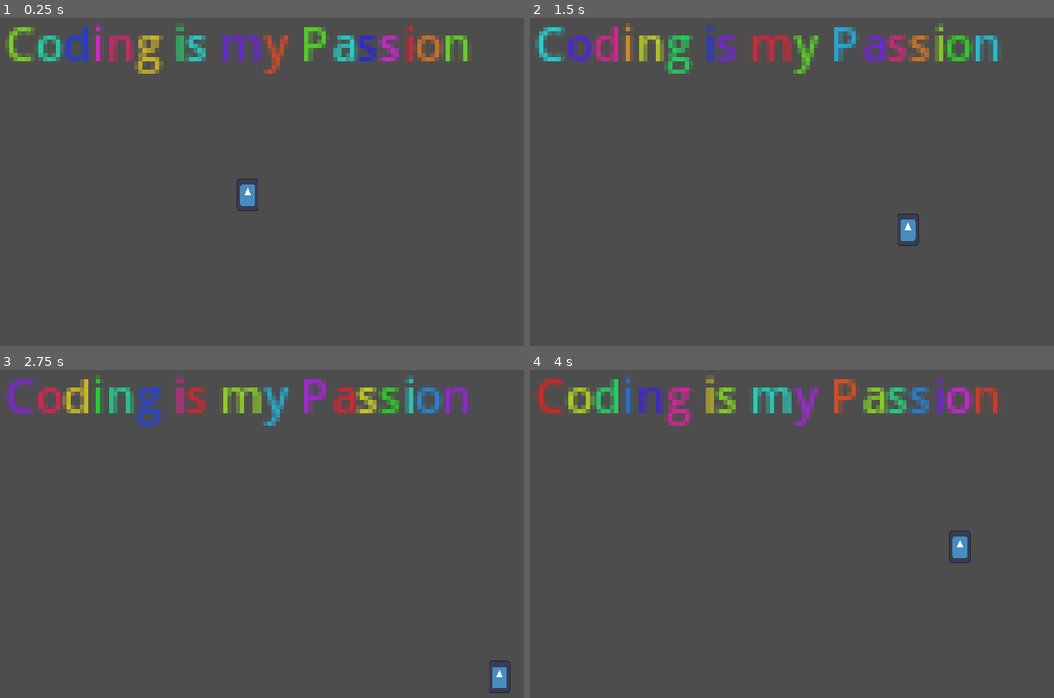
Above: before the commit, frames 1-4 (two rows, left to right).
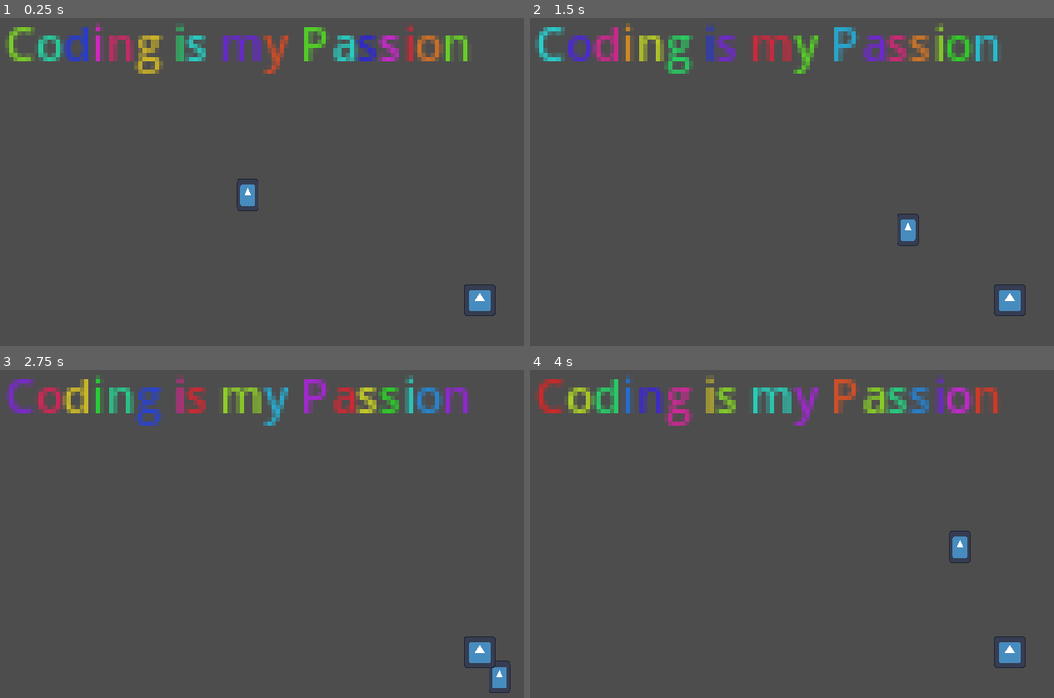
Above: after the commit, the same moments.

Repository: NuTrynity/Little-Cat-Cafe
Game: Godot game, scene res://scene_0.tscn
Two runs of this game, one before a commit and one after it. Both use one fixed random seed, a clock stepped at 60 frames per second and the inputs below. The engine's default icon, where the game draws it, is replaced by a stand-in: a white triangle on a blue panel in a dark square.
Inputs:
- Up to frame 1 (0.25 s): no input
- Up to frame 2 (1.5 s): tap Enter (ui_accept) at 0.5, 0.77 s; hold Right (move_right) 0.53-1.28 s; hold E (interact, bound only after the commit) 0.53-1.28 s; hold S (move_down) from 1.28 s (still down); tap E (interact, bound only after the commit) at 1.35 s
- Up to frame 3 (2.75 s): tap Enter (ui_accept) at 1.52 s; release S (move_down) at 2.03 s; hold Right (move_right) from 2.03 s (still down); hold E (interact, bound only after the commit) from 2.03 s (still down)
- Up to frame 4 (4 s): release Right (move_right) at 2.78 s; release E (interact, bound only after the commit) at 2.78 s; hold W (move_up) 2.78-3.53 s; tap E (interact, bound only after the commit) at 2.85 s; tap Enter (ui_accept) at 3.02, 3.77 s; hold A (move_left) from 3.53 s (still down); hold E (interact, bound only after the commit) from 3.53 s (still down)

The runs differ from the first frame. In frame 1, 0.3% of the frame differs, in the area x 88-95%, y 81-91%; in frame 2, 0.3%; in frame 3, 0.3%; in frame 4, 0.3%.

Commit message:
added interact component

Diff:
--- a/Nodes/CharacterNodes/player.tscn
+++ b/Nodes/CharacterNodes/player.tscn
@@ -7,7 +7,7 @@
 radius = 17.0
 height = 54.0
 
-[node name="Player" type="CharacterBody2D"]
+[node name="Player" type="CharacterBody2D" groups=["player"]]
 script = ExtResource("1_bdjlg")
 
 [node name="CharacterSprite" type="Sprite2D" parent="."]
--- /dev/null
+++ b/Nodes/Components/interaction_manager.tscn
@@ -0,0 +1,19 @@
+[gd_scene load_steps=2 format=3 uid="uid://bhrweic6corne"]
+
+[ext_resource type="Script" path="res://Scripts/AutoLoads/interaction_manager.gd" id="1_7itaw"]
+
+[node name="interaction_manager" type="Node2D"]
+script = ExtResource("1_7itaw")
+
+[node name="Label" type="Label" parent="."]
+z_index = 20
+anchors_preset = 5
+anchor_left = 0.5
+anchor_right = 0.5
+offset_left = -52.5
+offset_right = 52.5
+offset_bottom = 26.0
+grow_horizontal = 2
+text = "[E] to Interact"
+horizontal_alignment = 1
+vertical_alignment = 1
--- /dev/null
+++ b/Nodes/Components/interation_area.tscn
@@ -0,0 +1,10 @@
+[gd_scene load_steps=2 format=3 uid="uid://838dejx73cqo"]
+
+[ext_resource type="Script" path="res://Scripts/ComponentScripts/interation_area.gd" id="1_iene8"]
+
+[node name="InteractionArea" type="Area2D"]
+collision_layer = 0
+script = ExtResource("1_iene8")
+
+[connection signal="body_entered" from="." to="." method="_on_body_entered"]
+[connection signal="body_exited" from="." to="." method="_on_body_exited"]
--- /dev/null
+++ b/Nodes/Templates/meal_template.tscn
@@ -0,0 +1,21 @@
+[gd_scene load_steps=4 format=3 uid="uid://ccj36o3ms00es"]
+
+[ext_resource type="Texture2D" uid="uid://dihxiy5pndnot" path="res://icon.svg" id="1_j0jkx"]
+[ext_resource type="Script" path="res://Scripts/ObjectScripts/meal_template.gd" id="1_xfh3l"]
+
+[sub_resource type="CircleShape2D" id="CircleShape2D_k54am"]
+radius = 120.416
+
+[node name="MealTemplate" type="Node2D"]
+script = ExtResource("1_xfh3l")
+
+[node name="MealSprite" type="Sprite2D" parent="."]
+scale = Vector2(0.435547, 0.435547)
+texture = ExtResource("1_j0jkx")
+
+[node name="PickUpArea" type="Area2D" parent="."]
+
+[node name="Area" type="CollisionShape2D" parent="PickUpArea"]
+shape = SubResource("CircleShape2D_k54am")
+
+[connection signal="body_entered" from="PickUpArea" to="." method="_on_pick_up_area_body_entered"]
--- /dev/null
+++ b/Scripts/AutoLoads/interaction_manager.gd
@@ -0,0 +1,44 @@
+extends Node2D
+#Code mostly from DashNothing's interact code
+
+@onready var player = get_tree().get_first_node_in_group("player")
+@onready var label = $Label
+
+const interact_text : String = "[E] to "
+
+var active_areas : Array = []
+var can_interact : bool = true
+
+func register_area(area : InteractionArea):
+	active_areas.push_back(area)
+
+func unregistered_area(area : InteractionArea):
+	var index = active_areas.find(area)
+	if index != -1:
+		active_areas.remove_at(index)
+
+func _process(delta):
+	if active_areas.size() > 0 && can_interact == true:
+		active_areas.sort_custom(sort_dist_to_player)
+		label.text = interact_text + active_areas[0].action_name #<-- Refers to variable name from interaction_area
+		label.global_position = active_areas[0].global_position
+		label.global_position.y -= 36
+		label.global_position.x = label.size.x / 2
+		label.show()
+	else:
+		label.hide()
+
+func sort_dist_to_player(area1, area2):
+	var area1_to_player = player.global_position.distance_to(area1.globa_position)
+	var area2_to_player = player.global_position.distance_to(area2.globa_position)
+
+	return area1_to_player < area2_to_player
+
+func _input(event):
+	if event.is_action_pressed("interact") && can_interact == true:
+		if active_areas.size() > 0:
+			can_interact = false
+			label.hide()
+
+			await active_areas[0].interact.call()
+			can_interact = true
--- /dev/null
+++ b/Scripts/ComponentScripts/interation_area.gd
@@ -0,0 +1,16 @@
+extends Area2D
+
+class_name InteractionArea
+
+@export var action_name : String = "interact"
+
+var interact : Callable = func():
+	pass
+
+func _on_body_entered(body):
+	InteractionManager.register_area(self)
+	pass # Replace with function body.
+
+func _on_body_exited(body):
+	InteractionManager.unregistered_area(self)
+	pass # Replace with function body.
--- /dev/null
+++ b/Scripts/ObjectScripts/meal_template.gd
@@ -0,0 +1,7 @@
+extends Node2D
+
+var player_position = null
+
+func _on_pick_up_area_body_entered(body):
+	if body.has_method("take_meal"):
+		player_position = body.global_position
--- a/project.godot
+++ b/project.godot
@@ -14,6 +14,10 @@
 run/main_scene="res://scene_0.tscn"
 config/features=PackedStringArray("4.1", "GL Compatibility")
 config/icon="res://icon.svg"
+
+[autoload]
+
+InteractionManager="*res://Nodes/Components/interaction_manager.tscn"
 
 [display]
 
@@ -52,6 +56,15 @@
 , Object(InputEventKey,"resource_local_to_scene":false,"resource_name":"","device":-1,"window_id":0,"alt_pressed":false,"shift_pressed":false,"ctrl_pressed":false,"meta_pressed":false,"pressed":false,"keycode":0,"physical_keycode":4194322,"key_label":0,"unicode":0,"echo":false,"script":null)
 ]
 }
+interact={
+"deadzone": 0.5,
+"events": [Object(InputEventKey,"resource_local_to_scene":false,"resource_name":"","device":-1,"window_id":0,"alt_pressed":false,"shift_pressed":false,"ctrl_pressed":false,"meta_pressed":false,"pressed":false,"keycode":0,"physical_keycode":69,"key_label":0,"unicode":101,"echo":false,"script":null)
+]
+}
+
+[layer_names]
+
+2d_physics/layer_1="player"
 
 [rendering]
 
--- a/scene_0.tscn
+++ b/scene_0.tscn
@@ -1,11 +1,15 @@
-[gd_scene load_steps=2 format=3 uid="uid://bi18vgrte8p7r"]
+[gd_scene load_steps=3 format=3 uid="uid://bi18vgrte8p7r"]
 
 [ext_resource type="PackedScene" uid="uid://ccd36gjbdqg85" path="res://Nodes/CharacterNodes/player.tscn" id="1_5ew65"]
+[ext_resource type="PackedScene" uid="uid://ccj36o3ms00es" path="res://Nodes/Templates/meal_template.tscn" id="2_is6ru"]
 
 [node name="scene_0" type="Node2D"]
 
 [node name="Player" parent="." instance=ExtResource("1_5ew65")]
 position = Vector2(604, 319)
+
+[node name="MealTemplate" parent="." instance=ExtResource("2_is6ru")]
+position = Vector2(1005, 501)
 
 [node name="UI" type="CanvasLayer" parent="."]
 
